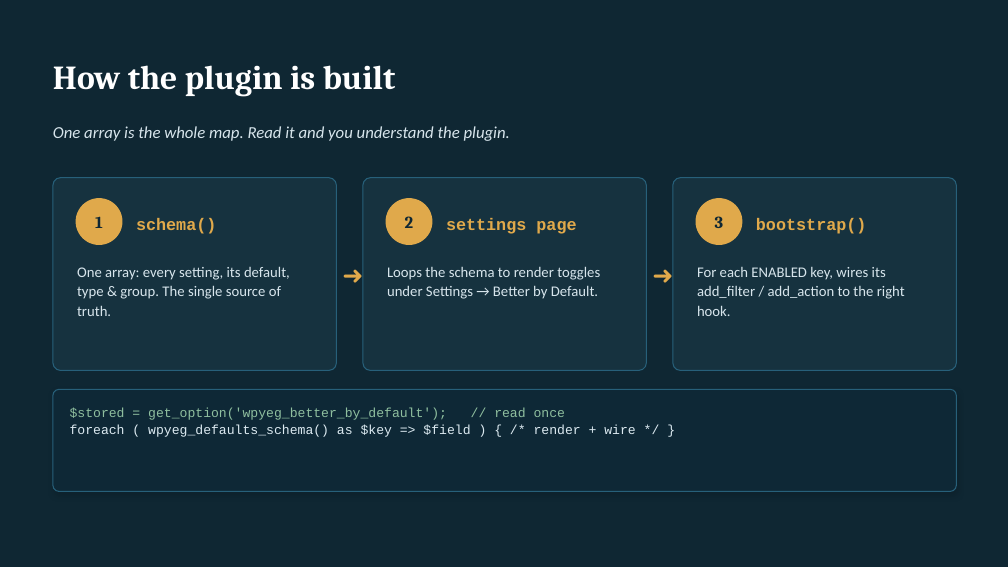
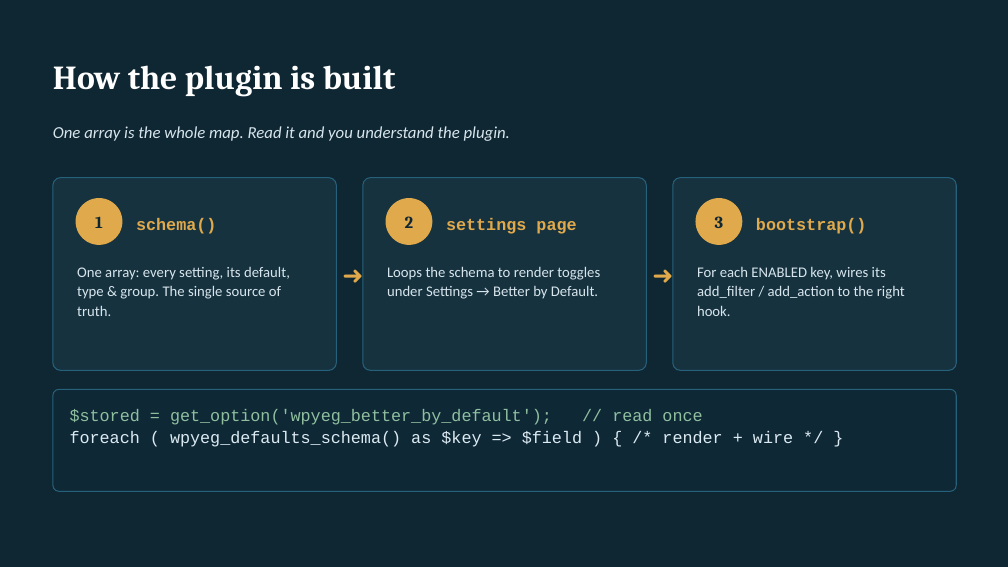
Before and after one commit to WPYEG/Better-by-Default, a slide deck: slide 24 of workshop/Better-by-Default.pptx. Drawn at 1008x567 pixels with LibreOffice and Linux fonts; fonts in the diff are those of the drawing. Boxes give left, top, right and bottom in pixels: in the first picture for what was removed or moved away, otherwise in the second. Text is boxed around its words. In the diff, an @@ line names an element or a change of style, - is before the commit and + after.

```diff
--- a/workshop/Better-by-Default.pptx
+++ b/workshop/Better-by-Default.pptx
@@ rounded rectangle at (x1=53, y1=389, x2=957, y2=492): shadow off @@
@@ text "$stored = get_option('wpyeg_better_by_default'); // read ..." at (x1=70, y1=409, x2=793, y2=447): size 12.5 to 16 pt @@
```
Also in this commit, not shown: 23 other slides changed, 16 other files.
